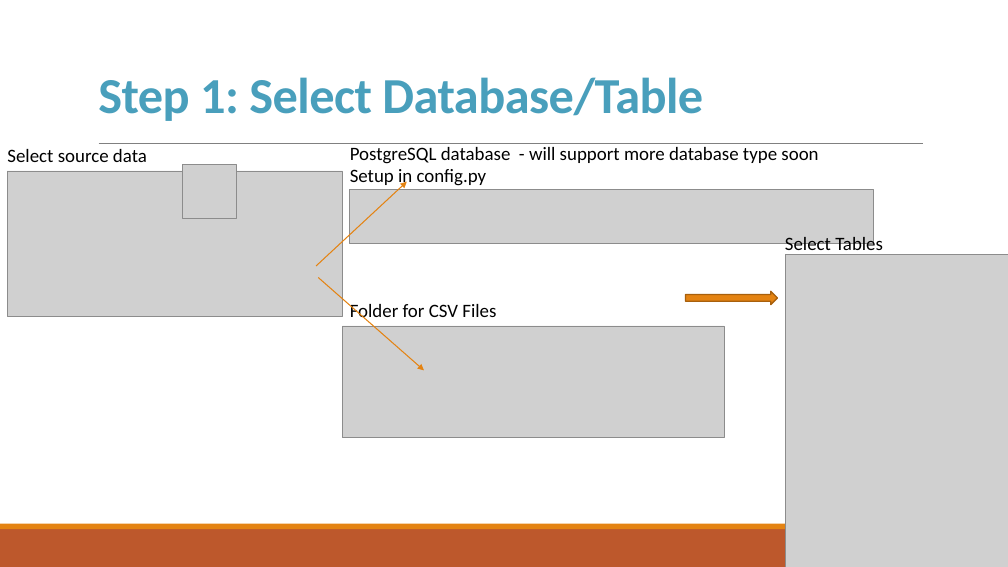
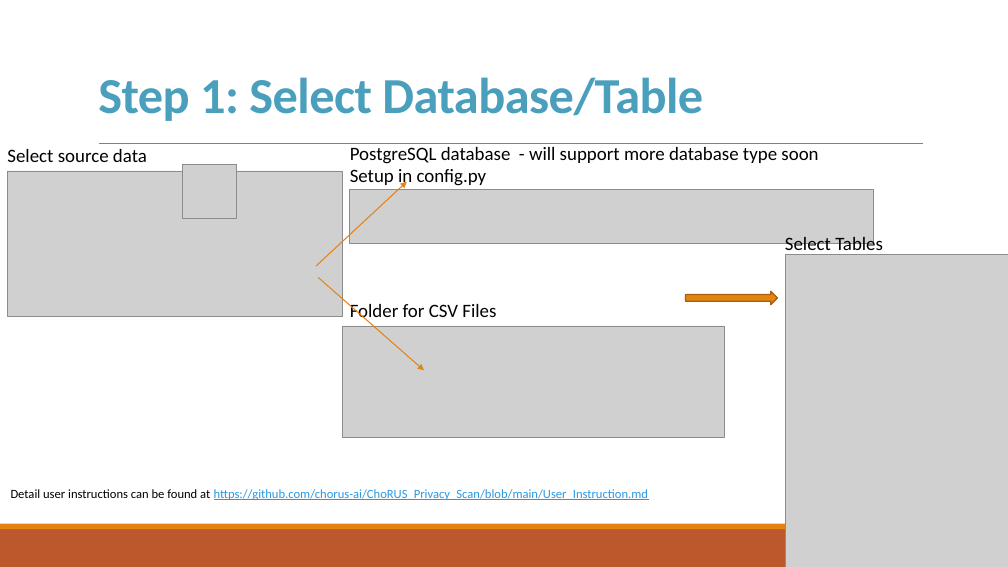
Before and after one commit to chorus-ai/privacy_scan_tool, a slide deck: slide 4 of De‑identifcation of Structured EHR Using Machine Learning.pptx. Drawn at 1008x567 pixels with LibreOffice and Linux fonts; fonts in the diff are those of the drawing; grey boxes stand for pictures. Boxes give left, top, right and bottom in pixels: in the first picture for what was removed or moved away, otherwise in the second. Text is boxed around its words. In the diff, an @@ line names an element or a change of style, - is before the commit and + after.

```diff
--- a/De‑identifcation of Structured EHR Using Machine Learning.pptx
+++ b/De‑identifcation of Structured EHR Using Machine Learning.pptx
@@ text added at (11, 489, 648, 500), 12 pt, text #2998E3, underline @@
+Detail user instructions can be found at https://github.com/chorus-ai/ChoRUS_Privacy_Scan/blob/main/User_Instruction.md
```
Also in this commit, not shown: 2 other slides changed.
